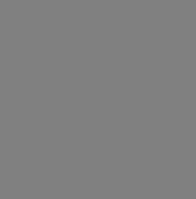
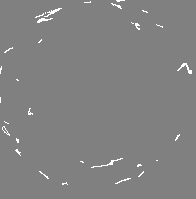
Layers edited between the first and the second 196x199 image:
showed "Layer 10" over [0, 0, 192, 185]
